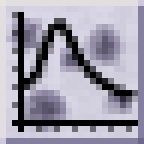
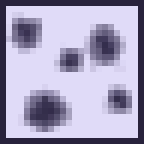
The second 144 x 144 image is a revision of the first. Changes to its layers:
hid "Axes" over [12, 12, 138, 132]
hid "Graph" over [18, 18, 138, 102]
renamed "Grains-dark-66%" to "Grains 66%", hid it, opacity 66% → 67%, painted on it over [6, 12, 132, 132]
removed layer "Grains-66%" (was 66%) over [6, 12, 132, 132]
showed "Grains", painted on it over [6, 12, 132, 132]
removed layer "Noise-4%" (was luminosity, 4%) over [6, 6, 138, 138]
painted on "Base" over [0, 0, 144, 144]
